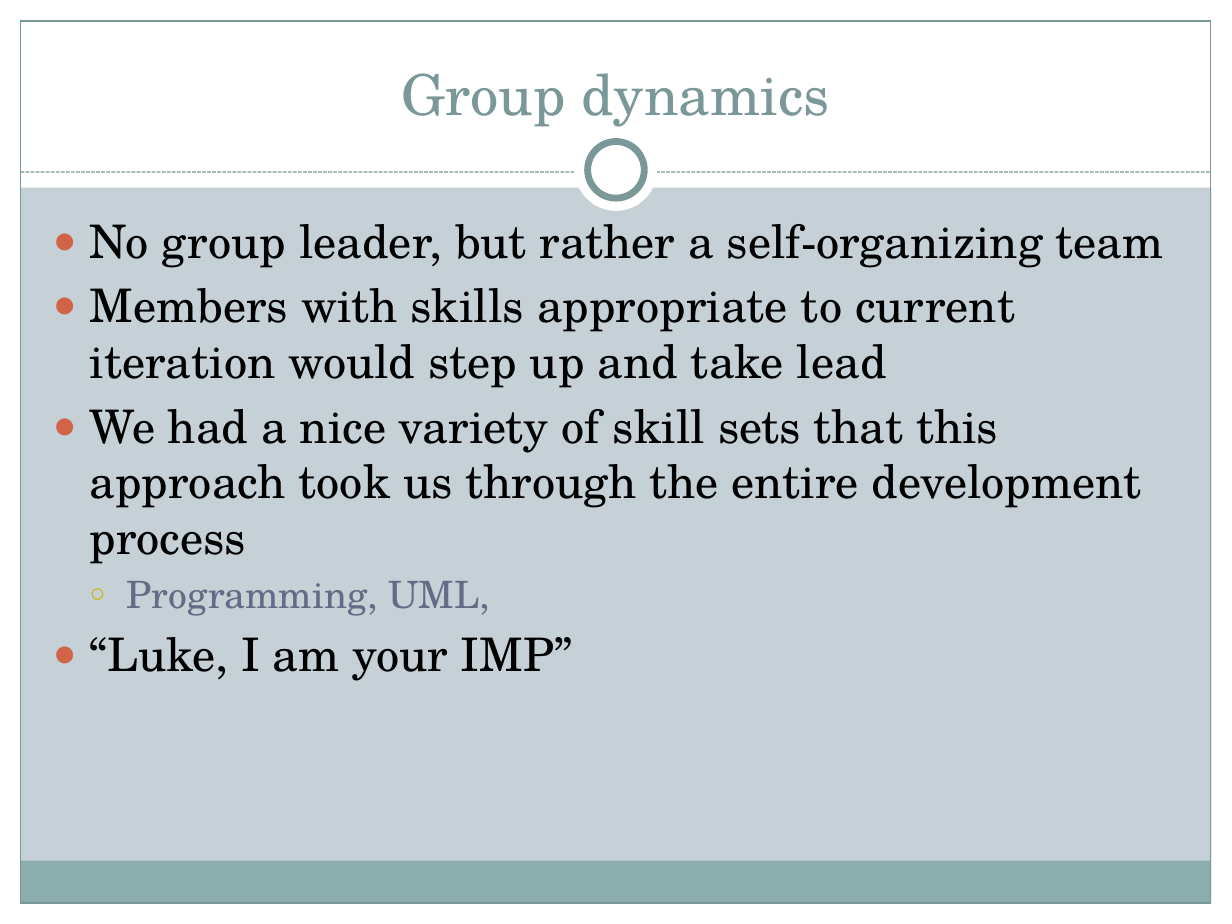
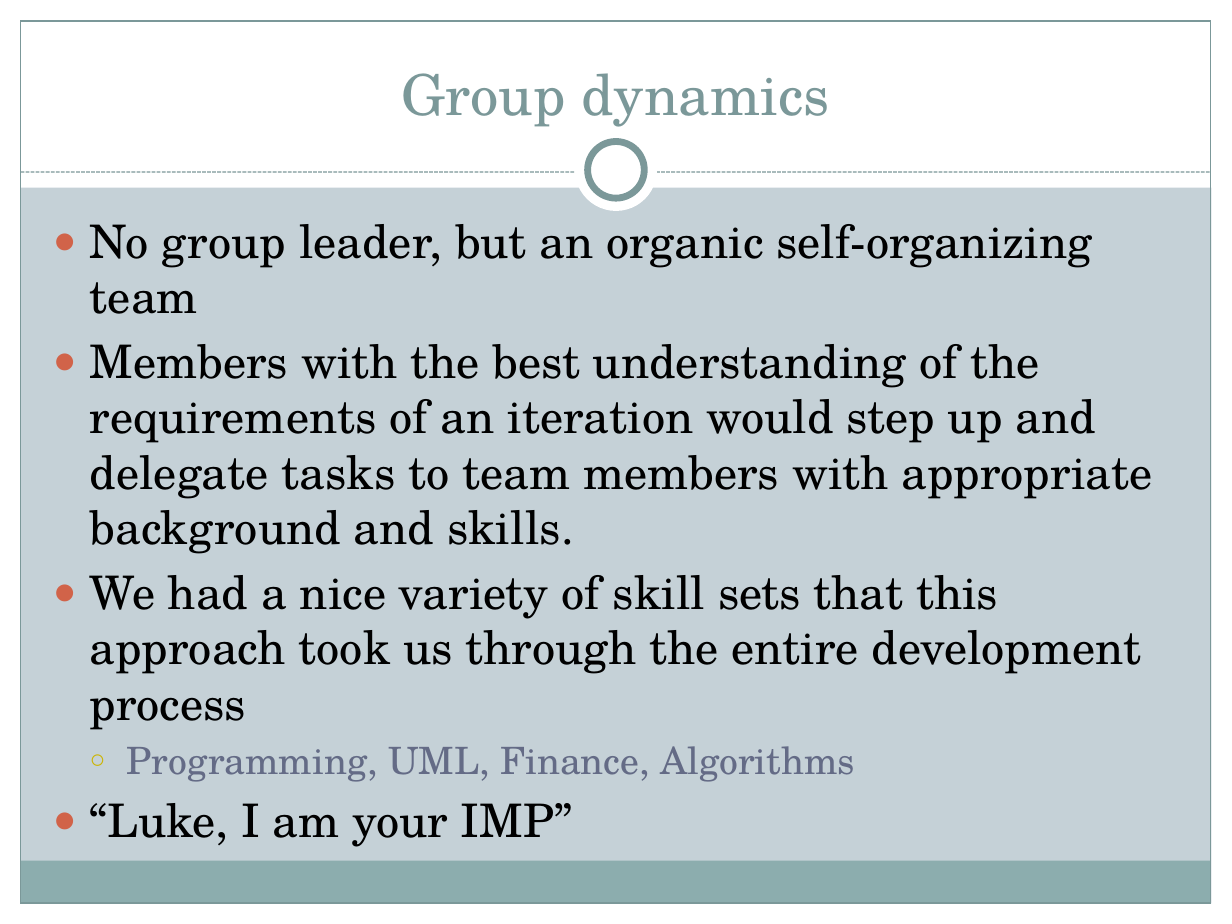
Before and after one commit to ChrisBye/rpi-imp, a slide deck: slide 4 of final presentation/sdd final presentation.pptx. Drawn at 1232x924 pixels with LibreOffice and Linux fonts; fonts in the diff are those of the drawing. Boxes give left, top, right and bottom in pixels: in the first picture for what was removed or moved away, otherwise in the second. Text is boxed around its words. In the diff, an @@ line names an element or a change of style, - is before the commit and + after.

```diff
--- a/final presentation/sdd final presentation.pptx
+++ b/final presentation/sdd final presentation.pptx
@@ text at (90, 224, 1153, 554): text changed @@
-● No group leader, but rather a self-organizing team
-● Members with skills appropriate to current iteration would step up and take lead
+● No group leader, but an organic self-organizing team
+● Members with the best understanding of the requirements of an iteration would step up and delegate tasks to team members with appropriate background and skills.
@@ text at (127, 746, 855, 782): text changed @@
-  ○ Programming, UML,
+  ○ Programming, UML, Finance, Algorithms
```
Also in this commit, not shown: 4 other slides changed, 1 other file.
